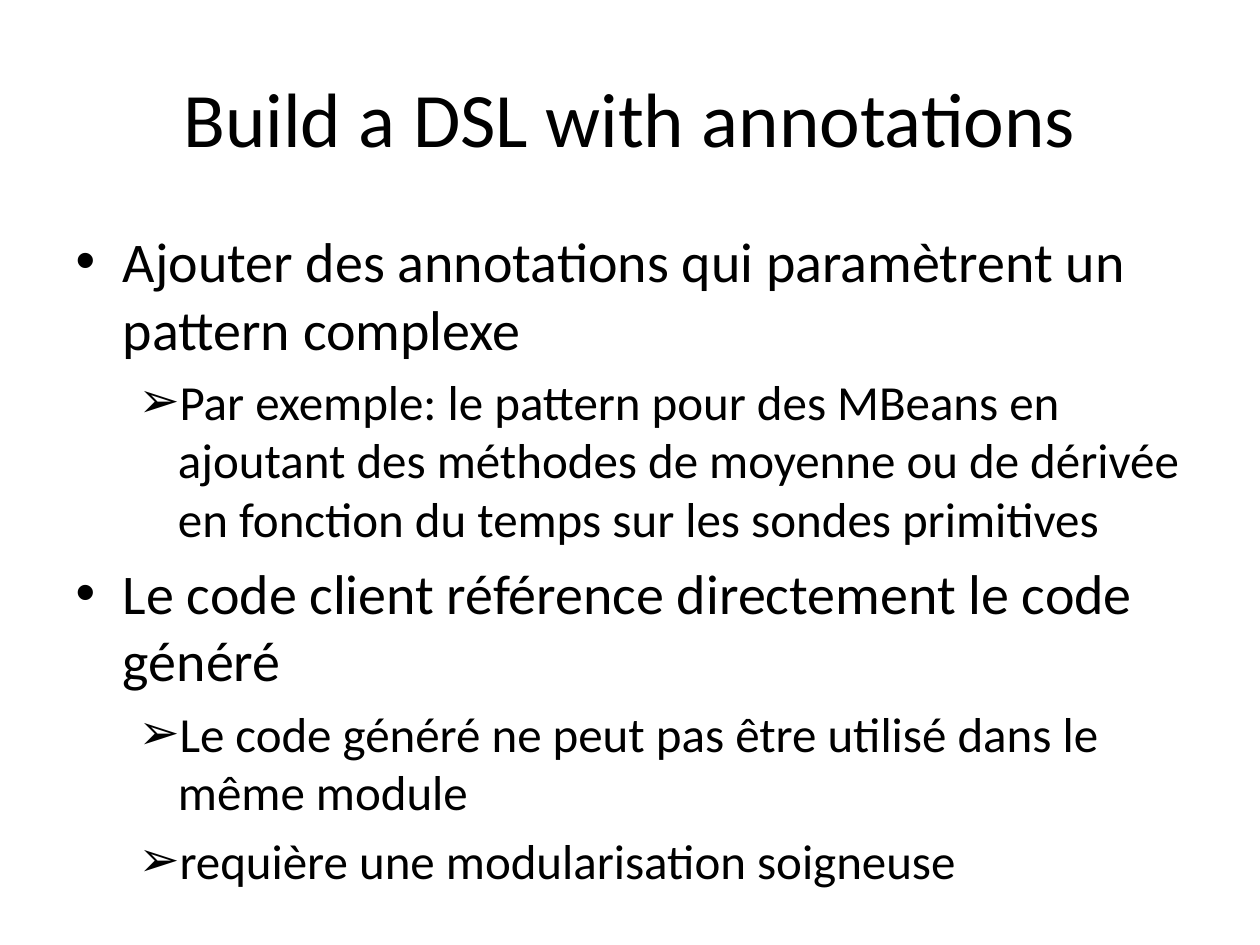
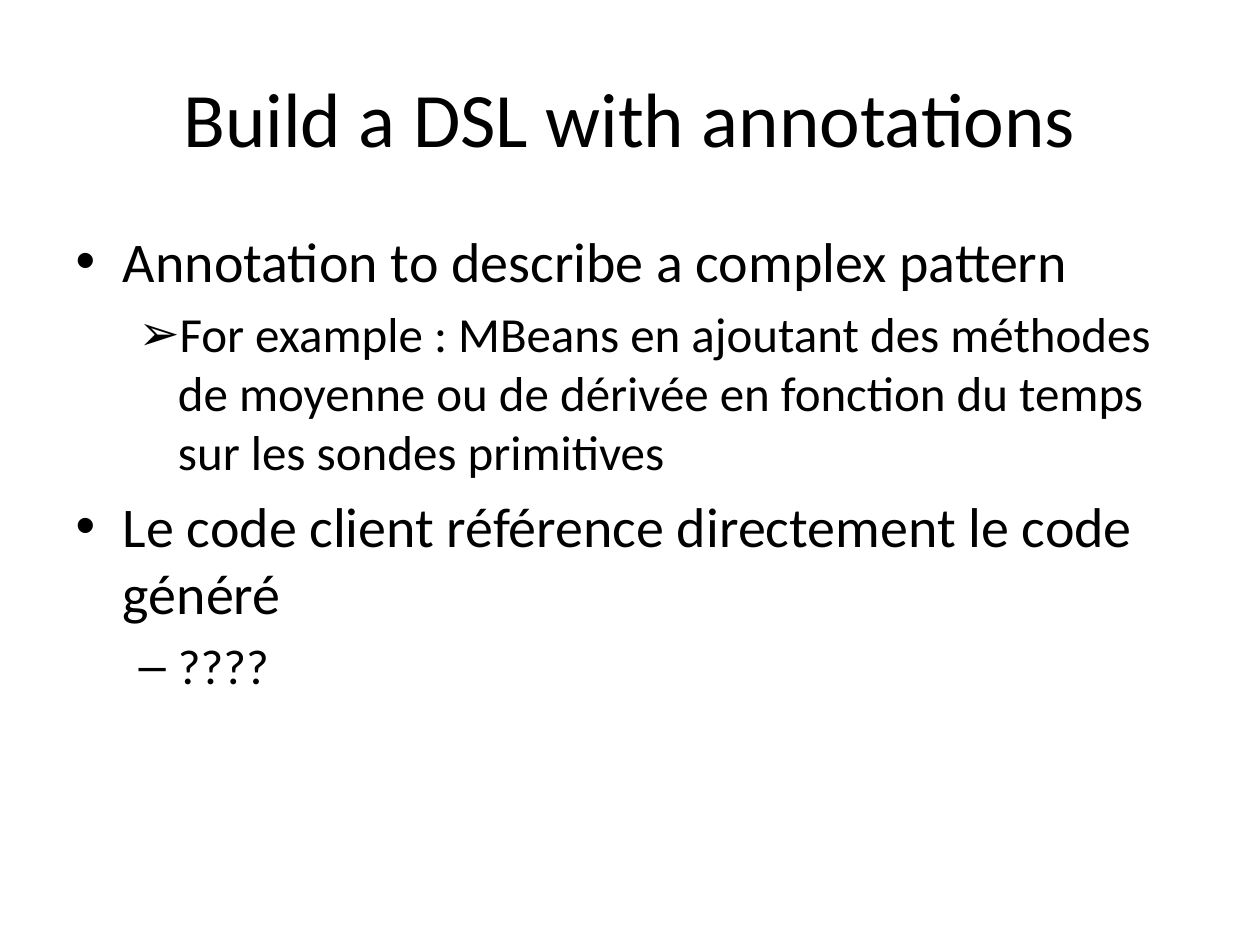
Before and after one commit to dbaeli/ez18n, a slide deck: slide 32 of ez18n-slides/javaone-2012/ez18n_javaone2012.pptx (slide 34 before the commit). Drawn at 1260x945 pixels with LibreOffice and Linux fonts; fonts in the diff are those of the drawing; background and template pictures are left out. Boxes give left, top, right and bottom in pixels: in the first picture for what was removed or moved away, otherwise in the second. Text is boxed around its words. In the diff, an @@ line names an element or a change of style, - is before the commit and + after.

```diff
--- a/ez18n-slides/javaone-2012/ez18n_javaone2012.pptx
+++ b/ez18n-slides/javaone-2012/ez18n_javaone2012.pptx
@@ text at <box>123,243,1150,478</box>: text changed @@
-• Ajouter des annotations qui paramètrent un pattern complexe
-  ➢ Par exemple: le pattern pour des MBeans en ajoutant des méthodes de moyenne ou de dérivée en fonction du temps sur les sondes primitives
+• Annotation to describe a complex pattern
+  ➢ For example : MBeans en ajoutant des méthodes de moyenne ou de dérivée en fonction du temps sur les sondes primitives
@@ text at <box>178,718,1099,811</box>: text changed @@
-  ➢ Le code généré ne peut pas être utilisé dans le même module
-  ➢ requière une modularisation soigneuse
+  – ????
```
Also in this commit, not shown: 12 other slides changed, 2 slides added, 3 slides removed, 5 other files.
